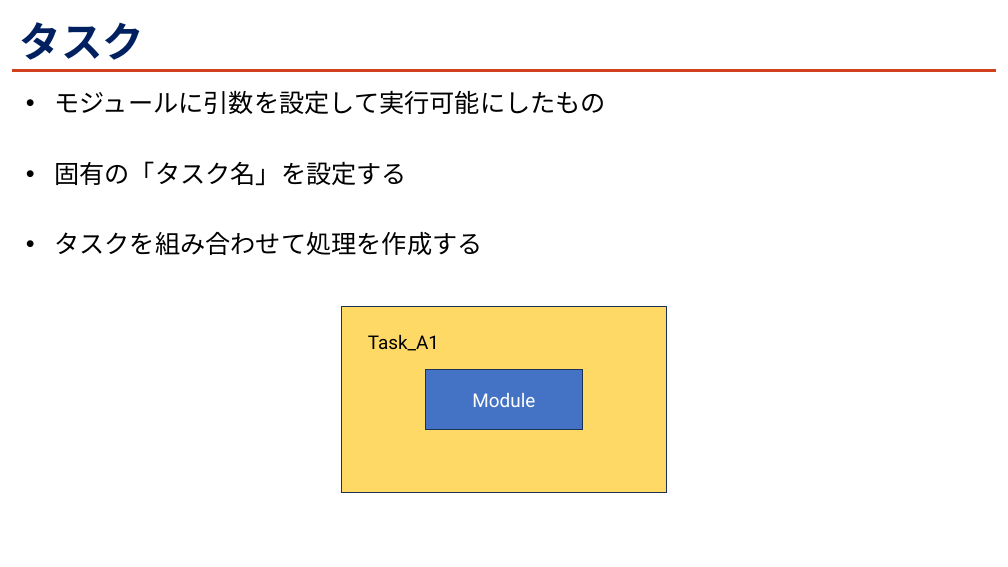
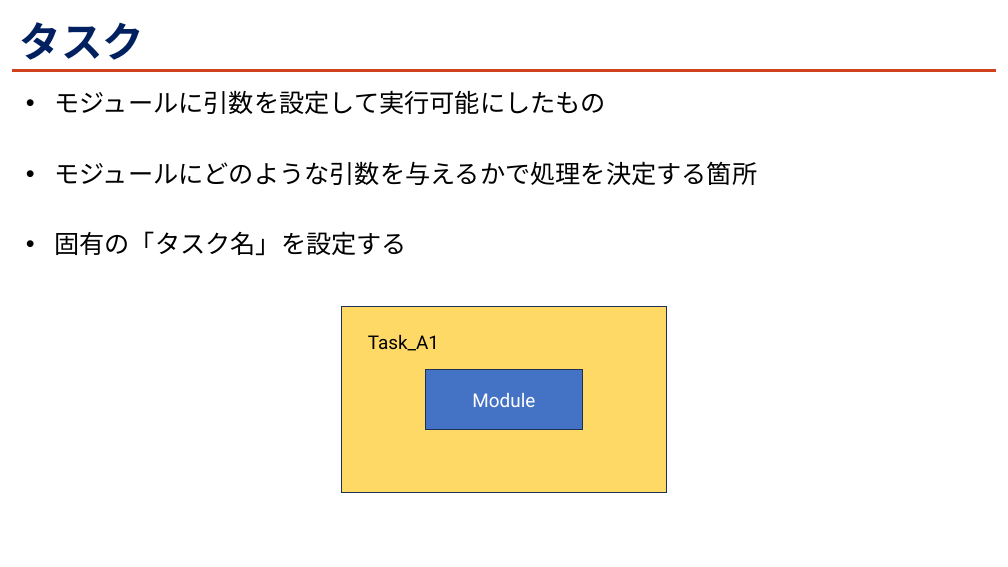
Before and after one commit to kohei-miyadai07/PresentationMaterials, a slide deck: slide 14 of 20240524/Ansibleについて知ろう.pptx. Drawn at 1008x567 pixels with LibreOffice and Linux fonts; fonts in the diff are those of the drawing; background and template pictures are left out. Boxes give left, top, right and bottom in pixels: in the first picture for what was removed or moved away, otherwise in the second. Text is boxed around its words. In the diff, an @@ line names an element or a change of style, - is before the commit and + after.

```diff
--- a/20240524/Ansibleについて知ろう.pptx
+++ b/20240524/Ansibleについて知ろう.pptx
@@ text at [54, 161, 757, 185]: paragraph added @@
+• モジュールにどのような引数を与えるかで処理を決定する箇所
@@ text at [54, 232, 482, 255]: paragraph removed @@
-• タスクを組み合わせて処理を作成する
```
Also in this commit, not shown: 1 other slide changed, 1 other file.
